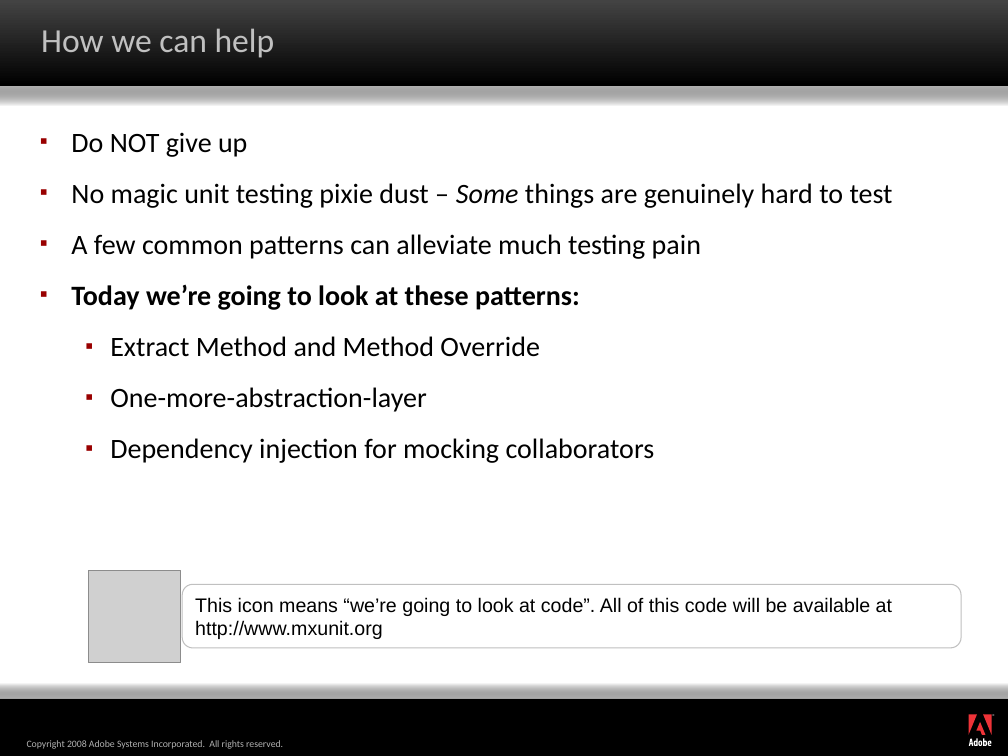
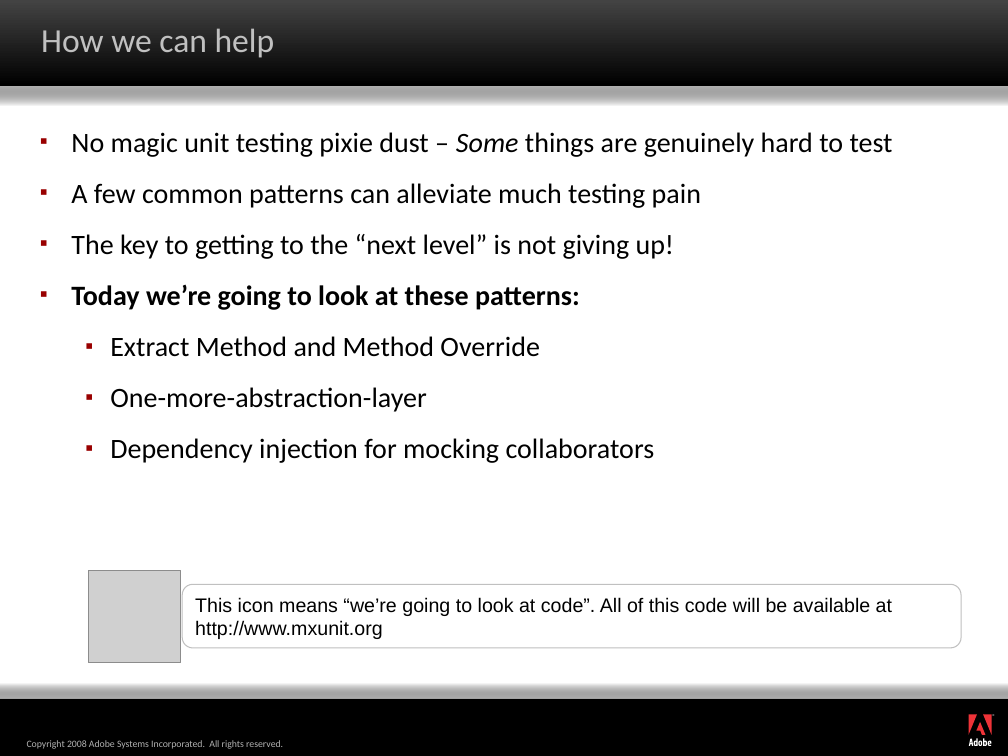
Before and after one commit to marcesher/mxunit-cfmeetups, a slide deck: slide 5 of max08/Marc_Esher_Bill_Shelton_AdvancedPatternsForColdfusionTestAutomation_final.ppt. Drawn at 1008x756 pixels with LibreOffice and Linux fonts; fonts in the diff are those of the drawing; grey boxes stand for pictures; background and template pictures are left out. Boxes give left, top, right and bottom in pixels: in the first picture for what was removed or moved away, otherwise in the second. Text is boxed around its words. In the diff, an @@ line names an element or a change of style, - is before the commit and + after.

```diff
--- a/max08/Marc_Esher_Bill_Shelton_AdvancedPatternsForColdfusionTestAutomation_final.ppt
+++ b/max08/Marc_Esher_Bill_Shelton_AdvancedPatternsForColdfusionTestAutomation_final.ppt
@@ text at (x1=71, y1=132, x2=247, y2=157): paragraph removed @@
-▪ Do NOT give up
@@ text at (x1=71, y1=234, x2=675, y2=259): paragraph added @@
+▪ The key to getting to the “next level” is not giving up!
```
Also in this commit, not shown: 1 other slide changed.
